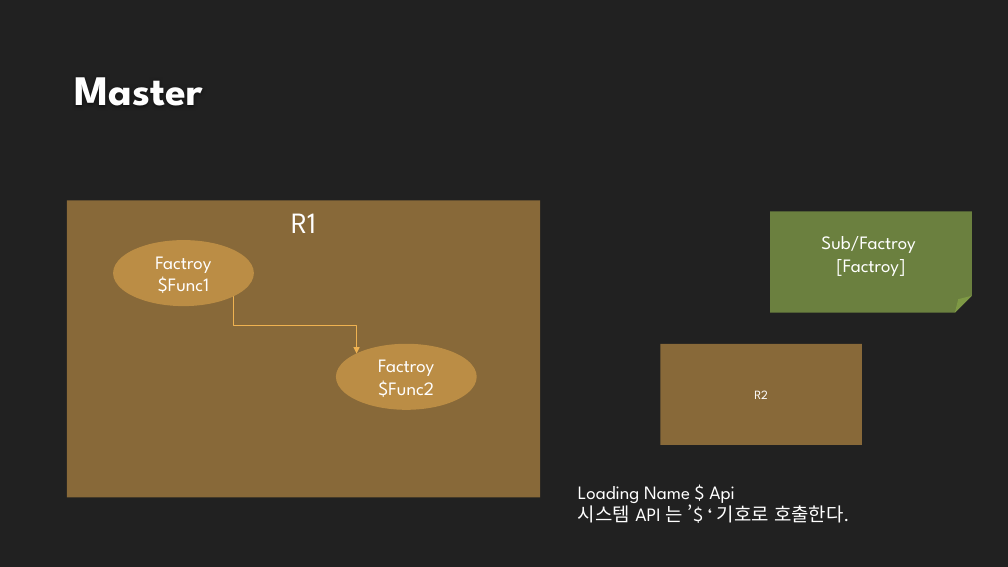
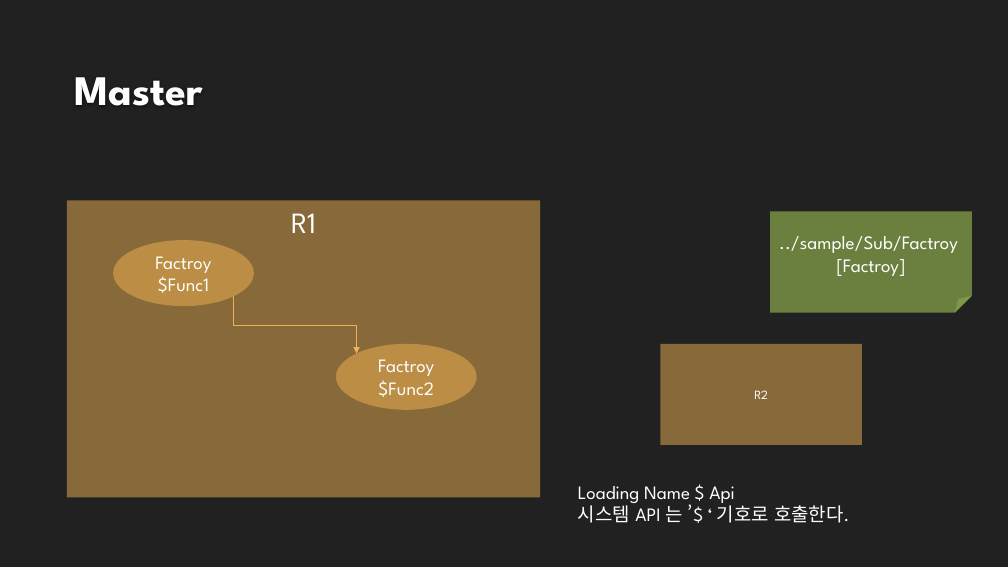
Before and after one commit to DualsoftDev/ds, a slide deck: slide 2 of DsDotNet/src/UnitTest/UnitTest.Engine/ImportOffice/ppt/T11_SubLoading.pptx. Drawn at 1008x567 pixels with LibreOffice and Linux fonts; fonts in the diff are those of the drawing; background and template pictures are left out. Boxes give left, top, right and bottom in pixels: in the first picture for what was removed or moved away, otherwise in the second. Text is boxed around its words. In the diff, an @@ line names an element or a change of style, - is before the commit and + after.

```diff
--- a/DsDotNet/src/UnitTest/UnitTest.Engine/ImportOffice/ppt/T11_SubLoading.pptx
+++ b/DsDotNet/src/UnitTest/UnitTest.Engine/ImportOffice/ppt/T11_SubLoading.pptx
@@ text in folded corner at (779, 236, 958, 253): text changed @@
-Sub/Factroy
+../sample/Sub/Factroy
```
Also in this commit, not shown: 55 other files.
